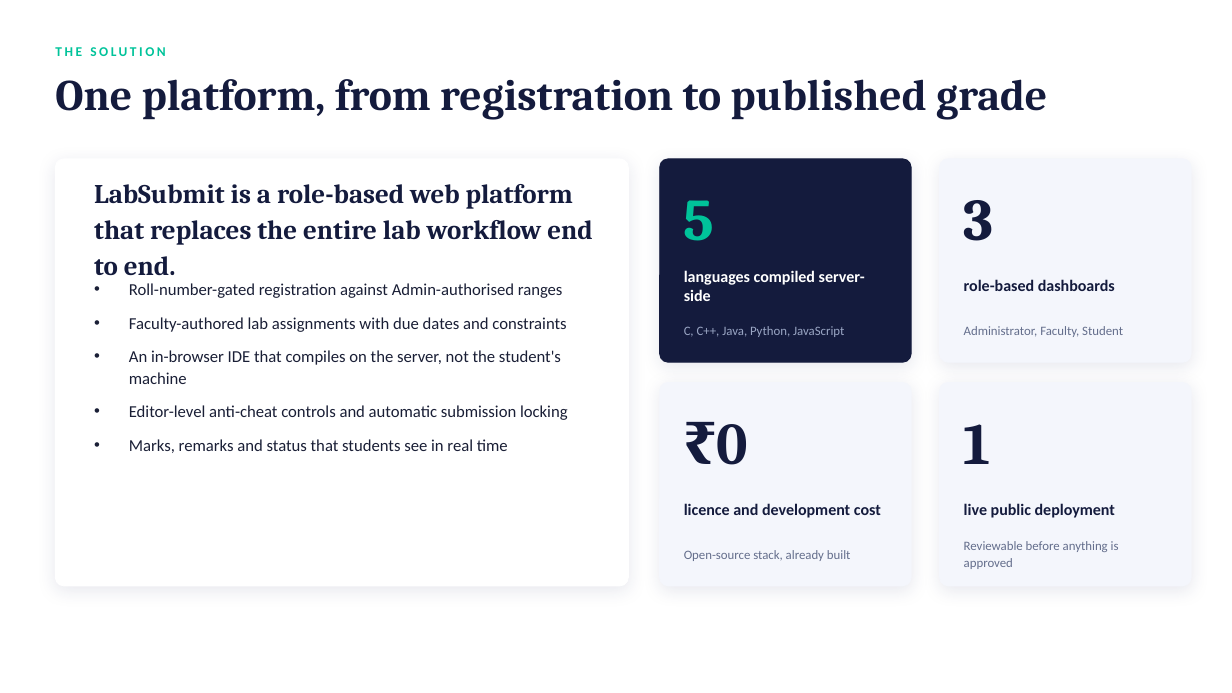
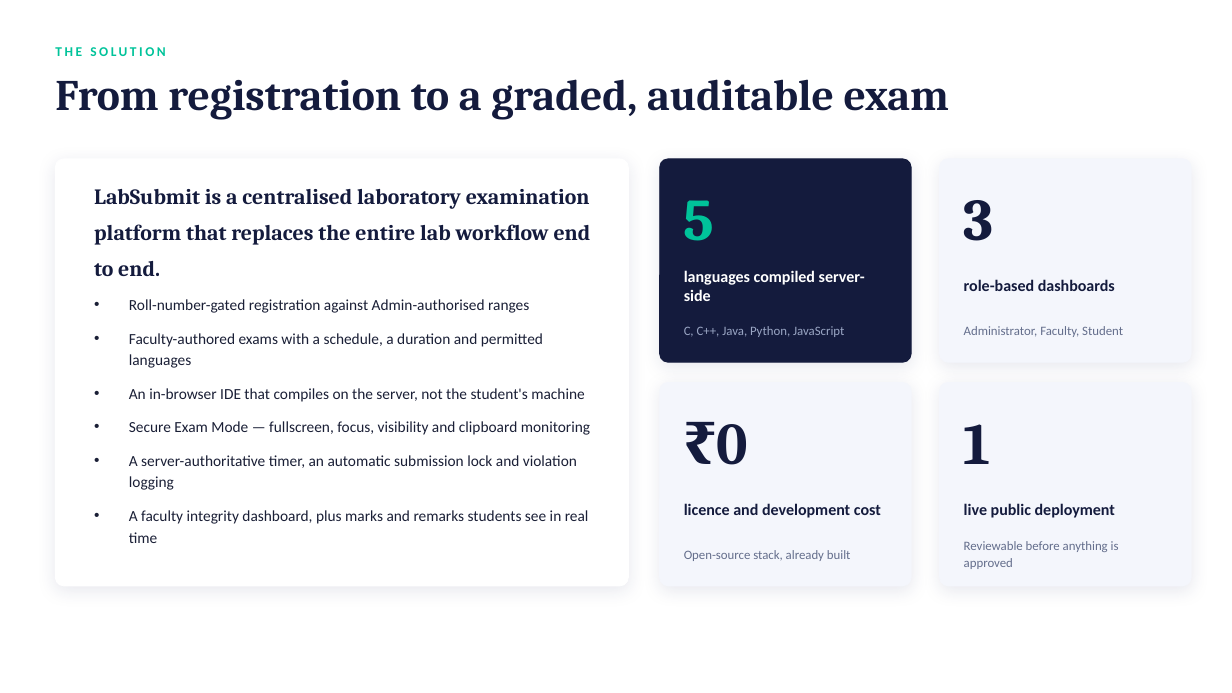
Before and after one commit to vudigapranav/LabSubmit, a slide deck: slide 3 of Proposal/LabSubmit_HOD_Presentation.pptx. Drawn at 1232x693 pixels with LibreOffice and Linux fonts; fonts in the diff are those of the drawing. Boxes give left, top, right and bottom in pixels: in the first picture for what was removed or moved away, otherwise in the second. Text is boxed around its words. In the diff, an @@ line names an element or a change of style, - is before the commit and + after.

```diff
--- a/Proposal/LabSubmit_HOD_Presentation.pptx
+++ b/Proposal/LabSubmit_HOD_Presentation.pptx
@@ text at (x1=55, y1=79, x2=949, y2=120): text changed @@
-One platform, from registration to published grade
+From registration to a graded, auditable exam
@@ text at (x1=94, y1=189, x2=591, y2=276): text changed; size 21 to 17 pt @@
-LabSubmit is a role-based web platform that replaces the entire lab workflow end to end.
+LabSubmit is a centralised laboratory examination platform that replaces the entire lab workflow end to end.
@@ text "Roll-number-gated registration against Admin-authorised rang ..." moved from (x1=129, y1=283, x2=568, y2=453) to (x1=129, y1=299, x2=590, y2=543) @@
@@ text at (x1=129, y1=299, x2=584, y2=402): size 13 to 12 pt in "Roll-number-gated registration against Admin-authorised rang ...", "An in-browser IDE that compiles on the ..." @@
@@ text at (x1=129, y1=333, x2=543, y2=368): text changed; size 13 to 12 pt @@
-• Faculty-authored lab assignments with due dates and constraints
+• Faculty-authored exams with a schedule, a duration and permitted languages
@@ text at (x1=129, y1=421, x2=590, y2=543): text changed; size 13 to 12 pt @@
-• Editor-level anti-cheat controls and automatic submission locking
-• Marks, remarks and status that students see in real time
+• Secure Exam Mode — fullscreen, focus, visibility and clipboard monitoring
+• A server-authoritative timer, an automatic submission lock and violation logging
+• A faculty integrity dashboard, plus marks and remarks students see in real time
```
Also in this commit, not shown: 8 other slides changed, 7 slides added, 21 other files.
